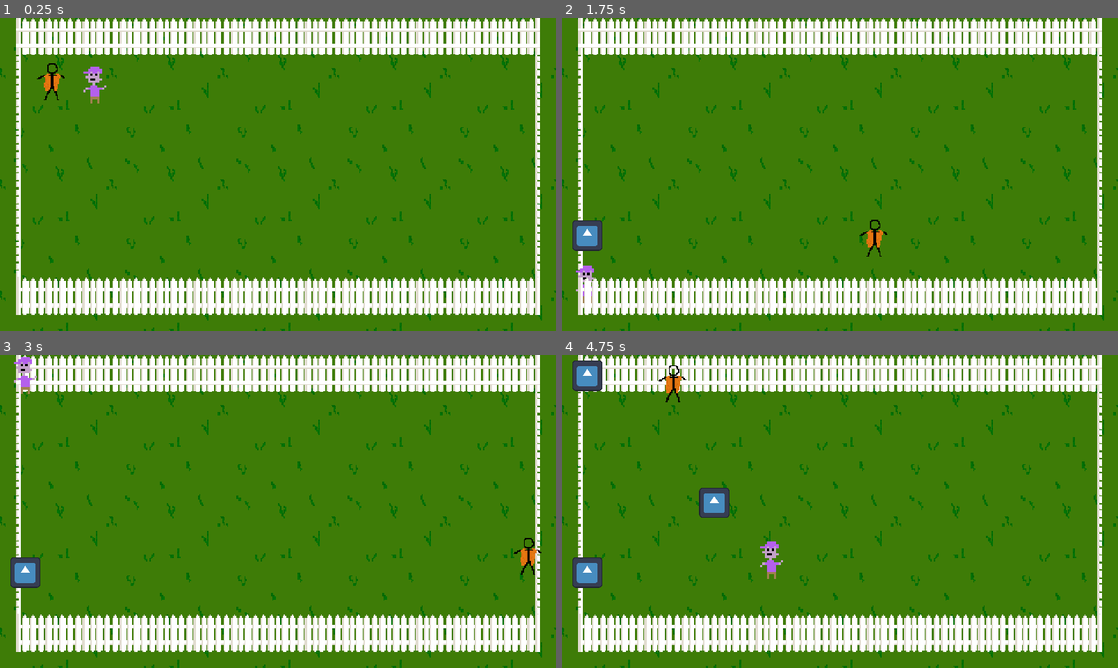
Above: before the commit, frames 1-4 (two rows, left to right).
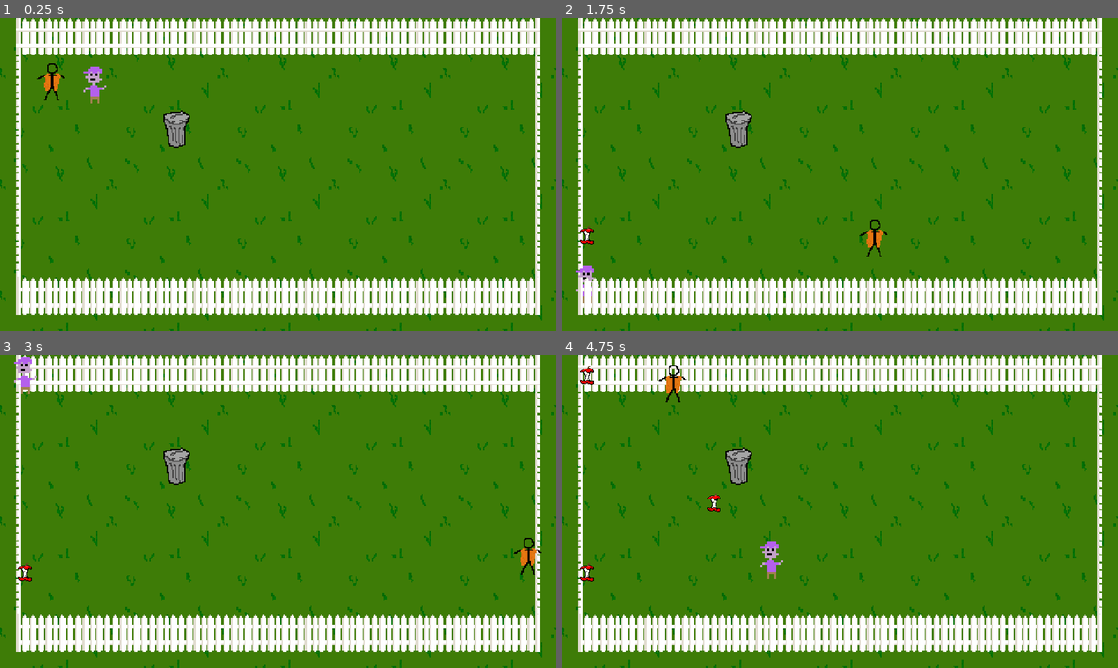
Above: after the commit, the same moments.

Repository: RagingTurtle/TrashMan
Game: Godot game, scene res://Scenes/grassy_area.tscn
Same seed, same stepped clock (60 frames per second), same inputs: the game is played once before the commit and once after it. The engine's default icon, where the game draws it, is replaced by a stand-in: a white triangle on a blue panel in a dark square.
Inputs:
- Up to frame 1 (0.25 s): no input
- Up to frame 2 (1.75 s): tap Enter at 0.5 s; hold Right (ui_right) 0.53-1.28 s; hold Down (ui_down) from 1.28 s (still down)
- Up to frame 3 (3 s): release Down (ui_down) at 2.03 s; hold Right (ui_right) 2.03-2.78 s; hold Up (ui_up) from 2.78 s (still down)
- Up to frame 4 (4.75 s): release Up (ui_up) at 3.53 s; hold Left (ui_left) from 3.53 s (still down)

The runs differ from the first frame. In frame 1, 0.4% of the frame differs, in the area x 29-35%, y 29-42%; in frame 2, 0.9%; in frame 3, 0.9%; in frame 4, 2.0%, in the area x 1-35%, y 1-75%.

Commit message:
dispose in trashcan

Diff:
--- a/Scenes/enemy.tscn
+++ b/Scenes/enemy.tscn
@@ -1,7 +1,7 @@
 [gd_scene load_steps=6 format=3 uid="uid://7v4nxlkj36mm"]
 
-[ext_resource type="Texture2D" uid="uid://cg314h7hjse2e" path="res://Assets/trashy.png" id="1_o6nhh"]
 [ext_resource type="Script" path="res://Scripts/enemy.gd" id="1_tdnqk"]
+[ext_resource type="Texture2D" uid="uid://cg314h7hjse2e" path="res://Sprites/trashy.png" id="2_2f0f4"]
 
 [sub_resource type="RectangleShape2D" id="RectangleShape2D_vg6my"]
 size = Vector2(8, 12)
@@ -19,7 +19,7 @@
 script = ExtResource("1_tdnqk")
 
 [node name="Sprite2D" type="Sprite2D" parent="."]
-texture = ExtResource("1_o6nhh")
+texture = ExtResource("2_2f0f4")
 
 [node name="CollisionShape2D" type="CollisionShape2D" parent="."]
 position = Vector2(0, 6)
--- a/Scenes/grassy_area.tscn
+++ b/Scenes/grassy_area.tscn
@@ -1,16 +1,20 @@
-[gd_scene load_steps=6 format=3 uid="uid://brc6f655taj1c"]
+[gd_scene load_steps=7 format=3 uid="uid://brc6f655taj1c"]
 
 [ext_resource type="PackedScene" uid="uid://cg1yna7m25nqf" path="res://Scenes/trash_manager.tscn" id="1_jb5tr"]
 [ext_resource type="PackedScene" uid="uid://cf5y03ynumcn5" path="res://Scenes/player.tscn" id="1_mh2fl"]
-[ext_resource type="Texture2D" uid="uid://dargb3drmhcs" path="res://Assets/Grass.png" id="2_0o8im"]
+[ext_resource type="Texture2D" uid="uid://dargb3drmhcs" path="res://Sprites/Grass.png" id="2_h611g"]
 [ext_resource type="PackedScene" uid="uid://bw6xp1y48e1fe" path="res://Scenes/tile_map.tscn" id="2_ssqmf"]
 [ext_resource type="PackedScene" uid="uid://7v4nxlkj36mm" path="res://Scenes/enemy.tscn" id="4_1wdlt"]
+[ext_resource type="PackedScene" uid="uid://cb80ddq5vyy3w" path="res://Scenes/trashcan.tscn" id="6_nr74n"]
 
 [node name="GrassyArea" type="Node2D"]
 
 [node name="Trash Manager" parent="." instance=ExtResource("1_jb5tr")]
 
-[node name="Control" type="Control" parent="."]
+[node name="Trashcan" parent="Trash Manager" instance=ExtResource("6_nr74n")]
+position = Vector2(152, 96)
+
+[node name="Grass" type="Control" parent="."]
 layout_mode = 3
 anchors_preset = 15
 anchor_right = 1.0
@@ -20,17 +24,7 @@
 size_flags_horizontal = 4
 size_flags_vertical = 4
 
-[node name="ColorRect" type="ColorRect" parent="Control"]
-layout_mode = 1
-anchors_preset = 15
-anchor_right = 1.0
-anchor_bottom = 1.0
-grow_horizontal = 2
-grow_vertical = 2
-color = Color(0, 0.4, 0.0470588, 1)
-metadata/_edit_use_anchors_ = true
-
-[node name="TextureRect" type="TextureRect" parent="Control"]
+[node name="TextureRect" type="TextureRect" parent="Grass"]
 layout_mode = 1
 anchors_preset = 15
 anchor_right = 1.0
@@ -43,7 +37,7 @@
 grow_vertical = 2
 size_flags_horizontal = 4
 size_flags_vertical = 4
-texture = ExtResource("2_0o8im")
+texture = ExtResource("2_h611g")
 stretch_mode = 1
 
 [node name="TileMap" parent="." instance=ExtResource("2_ssqmf")]
@@ -55,4 +49,5 @@
 [node name="Enemy" parent="." instance=ExtResource("4_1wdlt")]
 position = Vector2(82, 58)
 
+[connection signal="dispose_trash" from="Trash Manager/Trashcan" to="Trash Manager" method="_on_dispose_trash"]
 [connection signal="trash_dropped" from="Enemy" to="Trash Manager" method="_on_trash_dropped"]
--- a/Scenes/player.tscn
+++ b/Scenes/player.tscn
@@ -1,7 +1,7 @@
 [gd_scene load_steps=4 format=3 uid="uid://cf5y03ynumcn5"]
 
 [ext_resource type="Script" path="res://Scripts/player.gd" id="1_fshqu"]
-[ext_resource type="Texture2D" uid="uid://bifqyi3wm5643" path="res://Assets/TrashMan.png" id="1_s6s78"]
+[ext_resource type="Texture2D" uid="uid://bifqyi3wm5643" path="res://Sprites/TrashMan.png" id="2_gc7gg"]
 
 [sub_resource type="RectangleShape2D" id="RectangleShape2D_jor2y"]
 size = Vector2(13, 15)
@@ -12,7 +12,7 @@
 script = ExtResource("1_fshqu")
 
 [node name="Sprite2D" type="Sprite2D" parent="."]
-texture = ExtResource("1_s6s78")
+texture = ExtResource("2_gc7gg")
 
 [node name="CollisionShape2D" type="CollisionShape2D" parent="."]
 position = Vector2(-0.5, 0.5)
--- a/Scenes/tile_map.tscn
+++ b/Scenes/tile_map.tscn
@@ -1,6 +1,6 @@
 [gd_scene load_steps=4 format=3 uid="uid://bw6xp1y48e1fe"]
 
-[ext_resource type="Texture2D" uid="uid://dcq34tibpprgd" path="res://Assets/fence.png" id="1_vits4"]
+[ext_resource type="Texture2D" uid="uid://dcq34tibpprgd" path="res://Sprites/fence.png" id="1_vits4"]
 
 [sub_resource type="TileSetAtlasSource" id="TileSetAtlasSource_5v1i2"]
 resource_name = "fence"
--- a/Scenes/trash.tscn
+++ b/Scenes/trash.tscn
@@ -1,19 +1,19 @@
 [gd_scene load_steps=4 format=3 uid="uid://2d1luy8hy4d6"]
 
 [ext_resource type="Script" path="res://Scripts/trash.gd" id="1_8hm7y"]
-[ext_resource type="Texture2D" uid="uid://dum7qm1glb8ke" path="res://icon.svg" id="1_ckwbv"]
+[ext_resource type="Texture2D" uid="uid://b5c44jupddij5" path="res://Sprites/apple.png" id="2_laqi0"]
 
-[sub_resource type="RectangleShape2D" id="RectangleShape2D_q7jld"]
+[sub_resource type="CapsuleShape2D" id="CapsuleShape2D_aewqp"]
 
 [node name="Trash" type="Area2D"]
-scale = Vector2(0.205457, 0.205457)
+scale = Vector2(0.5, 0.5)
+collision_layer = 8
 script = ExtResource("1_8hm7y")
 
-[node name="Sprite2D" type="Sprite2D" parent="."]
-texture = ExtResource("1_ckwbv")
+[node name="Apple" type="Sprite2D" parent="."]
+texture = ExtResource("2_laqi0")
 
 [node name="CollisionShape2D" type="CollisionShape2D" parent="."]
-scale = Vector2(6.44534, 6.44534)
-shape = SubResource("RectangleShape2D_q7jld")
+shape = SubResource("CapsuleShape2D_aewqp")
 
 [connection signal="body_entered" from="." to="." method="_on_body_entered"]
--- /dev/null
+++ b/Scenes/trashcan.tscn
@@ -0,0 +1,21 @@
+[gd_scene load_steps=3 format=3 uid="uid://cb80ddq5vyy3w"]
+
+[ext_resource type="Script" path="res://Scripts/trashcan.gd" id="1_8s34e"]
+[ext_resource type="Texture2D" uid="uid://cg6v6efjxjpty" path="res://Sprites/trashcan.png" id="1_fdhsv"]
+
+[node name="Trashcan" type="Area2D"]
+collision_layer = 16
+script = ExtResource("1_8s34e")
+
+[node name="Sprite2D" type="Sprite2D" parent="."]
+texture = ExtResource("1_fdhsv")
+
+[node name="CollisionPolygon2D" type="CollisionPolygon2D" parent="."]
+polygon = PackedVector2Array(6, -15, 8, -15, 8, -14, 10, -14, 10, -13, 11, -13, 11, -12, 12, -12, 12, -9, 11, -9, 11, -6, 10, -6, 10, -5, 9, -5, 9, -2, 8, -2, 8, 13, 7, 13, 7, 14, 6, 14, 6, 15, 2, 15, 2, 16, -2, 16, -2, 15, -5, 15, -5, 14, -6, 14, -6, 13, -7, 13, -7, 6, -8, 6, -8, 0, -9, 0, -9, -3, -10, -3, -10, -6, -11, -6, -11, -12, -10, -12, -10, -13, -9, -13, -9, -14, -5, -14, -5, -15, 4, -15, 4, -16, 6, -16)
+
+[node name="WaitTimer" type="Timer" parent="."]
+one_shot = true
+
+[connection signal="body_entered" from="." to="." method="_on_body_entered"]
+[connection signal="body_exited" from="." to="." method="_on_body_exited"]
+[connection signal="timeout" from="WaitTimer" to="." method="_on_wait_timer_timeout"]
--- a/Scripts/player.gd
+++ b/Scripts/player.gd
@@ -1,19 +1,19 @@
 extends CharacterBody2D
 
-const SPEED = 300.0
+@export var speed: float = 300.0
 
 func _physics_process(delta):
 	var directionx = Input.get_axis("ui_left", "ui_right")
 	if directionx:
-		velocity.x = directionx * SPEED
+		velocity.x = directionx * speed
 	else:
-		velocity.x = move_toward(velocity.x, 0, SPEED)
+		velocity.x = move_toward(velocity.x, 0, speed)
 
 	var directiony = Input.get_axis("ui_up", "ui_down")
 	if directiony:
-		velocity.y = directiony * SPEED
+		velocity.y = directiony * speed
 	else:
-		velocity.y = move_toward(velocity.y, 0, SPEED)
+		velocity.y = move_toward(velocity.y, 0, speed)
 
 	if Input.is_action_just_pressed("ui_cancel"):
 		get_tree().quit()
--- a/Scripts/trash_manager.gd
+++ b/Scripts/trash_manager.gd
@@ -16,21 +16,20 @@
 
 
 func _on_pick_up_trash(trash_piece: Area2D) -> void:
-	print("test")
-	trash_piece.reparent(in_bag)
+	trash_piece.call_deferred("reparent", in_bag)
 	#tween to bag
 	trash_piece.visible = false
 
-func put_in_trashcan() -> void:
+func _on_dispose_trash() -> void:
+	print(in_bag.get_child_count())
 	if in_bag.get_child_count() > 0:
 		var trash_piece = in_bag.get_child(0)
 		#tween from bag to can
-		trash_piece.reparent(available_trash)
-
+		trash_piece.call_deferred("reparent", available_trash)
 
 func _on_trash_dropped(location: Vector2) -> void:
 	if available_trash.get_child_count() > 0:
 		var dropped = available_trash.get_child(0)
-		dropped.reparent(on_field)
+		dropped.call_deferred("reparent", on_field)
 		dropped.global_position = location
 		dropped.visible = true
--- /dev/null
+++ b/Scripts/trashcan.gd
@@ -0,0 +1,26 @@
+extends Area2D
+
+signal dispose_trash()
+var is_player_in_area: bool = false
+@onready var wait_timer: Timer = $WaitTimer
+@onready var in_bag: Node = $"../Used Trash/In Bag"
+
+func _process(delta: float) -> void:
+	if is_player_in_area:
+		if !wait_timer.is_stopped():
+			return
+		if in_bag.get_child_count() > 0:
+			print("dump")
+			emit_signal("dispose_trash")
+			wait_timer.start()
+
+func _on_body_entered(body: Node2D) -> void:
+	if (body.name) == "Player" and in_bag != null:
+		is_player_in_area = true
+
+func _on_body_exited(body: Node2D) -> void:
+	if (body.name) == "Player":
+		is_player_in_area = false
+
+func _on_wait_timer_timeout() -> void:
+	print("time out")
--- a/project.godot
+++ b/project.godot
@@ -28,6 +28,8 @@
 2d_physics/layer_1="player"
 2d_physics/layer_2="world"
 2d_physics/layer_3="enemy"
+2d_physics/layer_4="trash"
+2d_physics/layer_5="trashcan"
 
 [physics]
 
